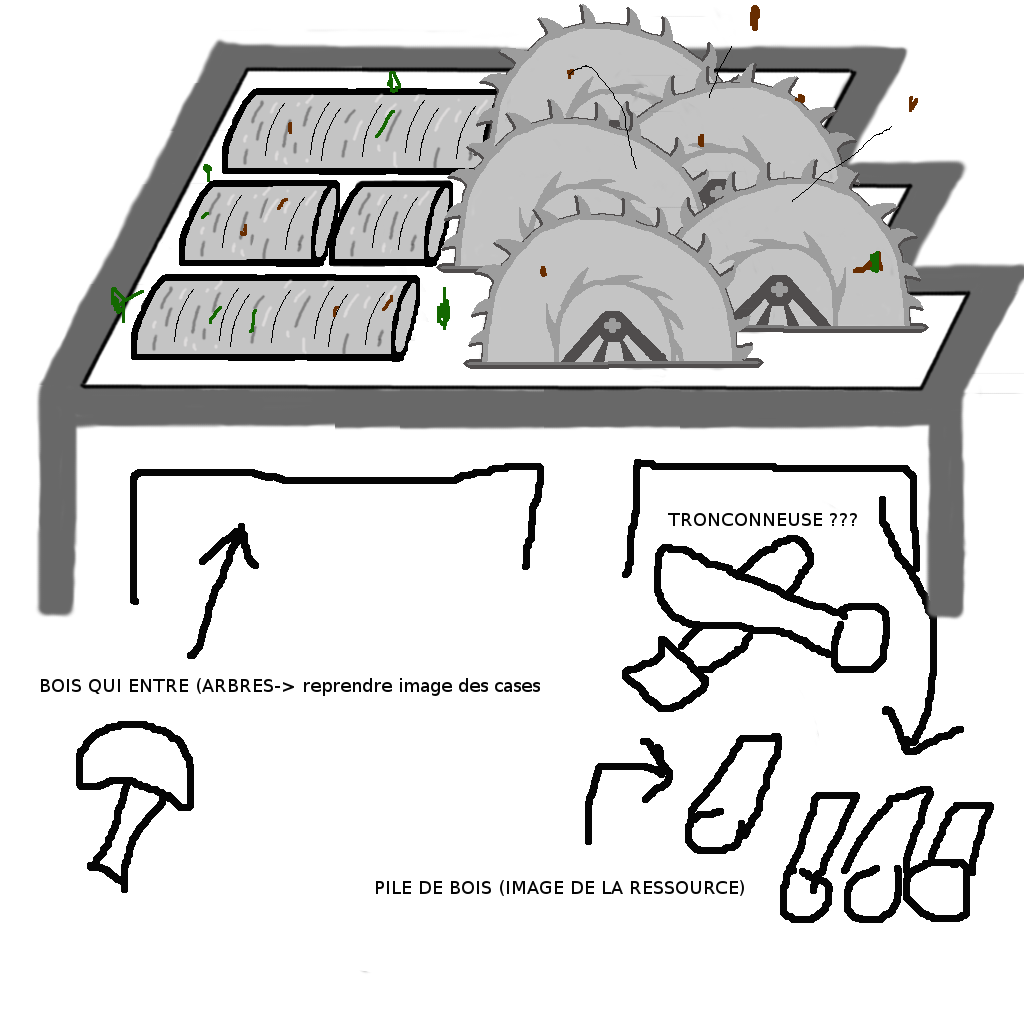
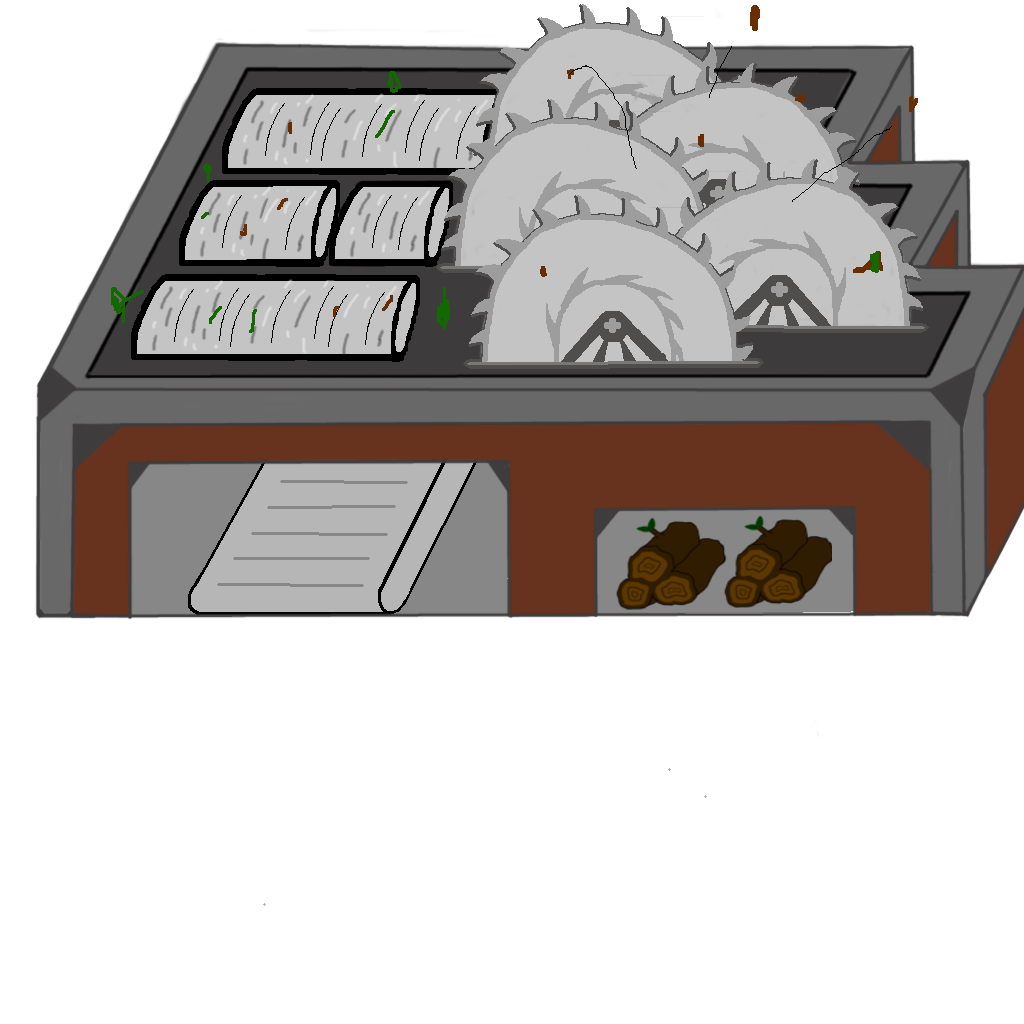
Layers edited between the first and the second 1024 x 1024 image:
painted on "Calque #3" over box(614, 332, 775, 383)
painted on "Calque #4" over box(493, 254, 501, 310)
painted on "Calque" over box(35, 39, 1024, 621)
removed layer "PILE DE BOIS (IMAGE DE LA RESS..." over box(376, 880, 744, 896)
removed layer "BOIS QUI ENTRE (ARBRES-> repre..." over box(41, 678, 540, 696)
removed layer "TRONCONNEUSE ???" over box(668, 513, 857, 526)
removed layer "Arrière-plan" over box(35, 39, 1024, 974)
added layer "Calque #6" above "Bois.png" over box(58, 55, 977, 438)
added layer "Bois.png" above "Calque #7" over box(616, 515, 832, 610)
added layer "Calque #7" above "Calque #5" over box(113, 435, 916, 906)
